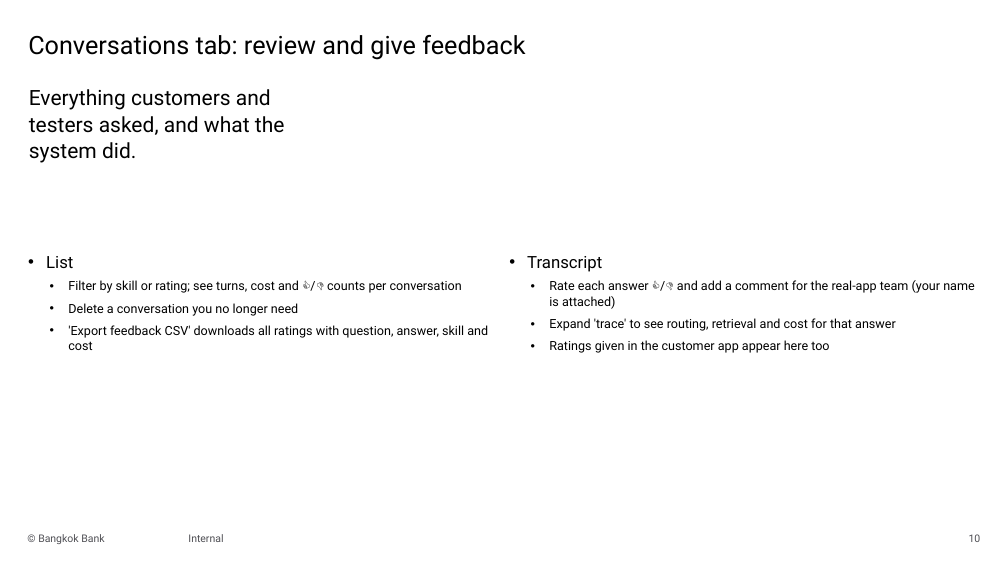
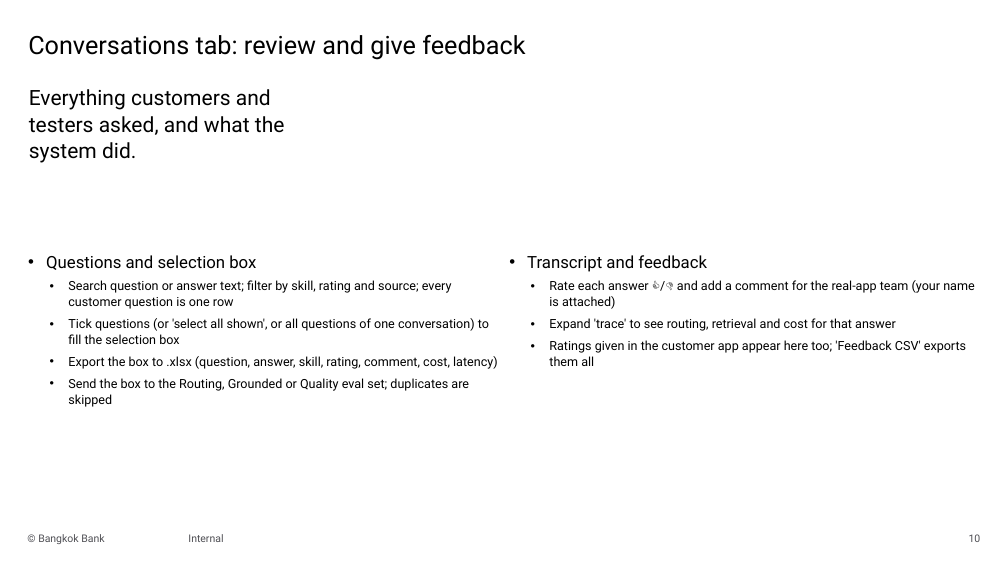
Before and after one commit to chanthaphan/agentic-rag-poc, a slide deck: slide 10 of docs/slides/bankrag-user-manual.pptx. Drawn at 1008x567 pixels with LibreOffice and Linux fonts; fonts in the diff are those of the drawing; background and template pictures are left out. Boxes give left, top, right and bottom in pixels: in the first picture for what was removed or moved away, otherwise in the second. Text is boxed around its words. In the diff, an @@ line names an element or a change of style, - is before the commit and + after.

```diff
--- a/docs/slides/bankrag-user-manual.pptx
+++ b/docs/slides/bankrag-user-manual.pptx
@@ text at (46,255,498,407): text changed @@
-• List
-  • Filter by skill or rating; see turns, cost and 👍/👎 counts per conversation
-  • Delete a conversation you no longer need
-  • 'Export feedback CSV' downloads all ratings with question, answer, skill and cost
+• Questions and selection box
+  • Search question or answer text; filter by skill, rating and source; every customer question is one row
+  • Tick questions (or 'select all shown', or all questions of one conversation) to fill the selection box
+  • Export the box to .xlsx (question, answer, skill, rating, comment, cost, latency)
+  • Send the box to the Routing, Grounded or Quality eval set; duplicates are skipped
@@ text at (527,255,707,272): text changed @@
-• Transcript
+• Transcript and feedback
@@ text at (549,340,966,366): text changed @@
-  • Ratings given in the customer app appear here too
+  • Ratings given in the customer app appear here too; 'Feedback CSV' exports them all
```
Also in this commit, not shown: 10 other files.
